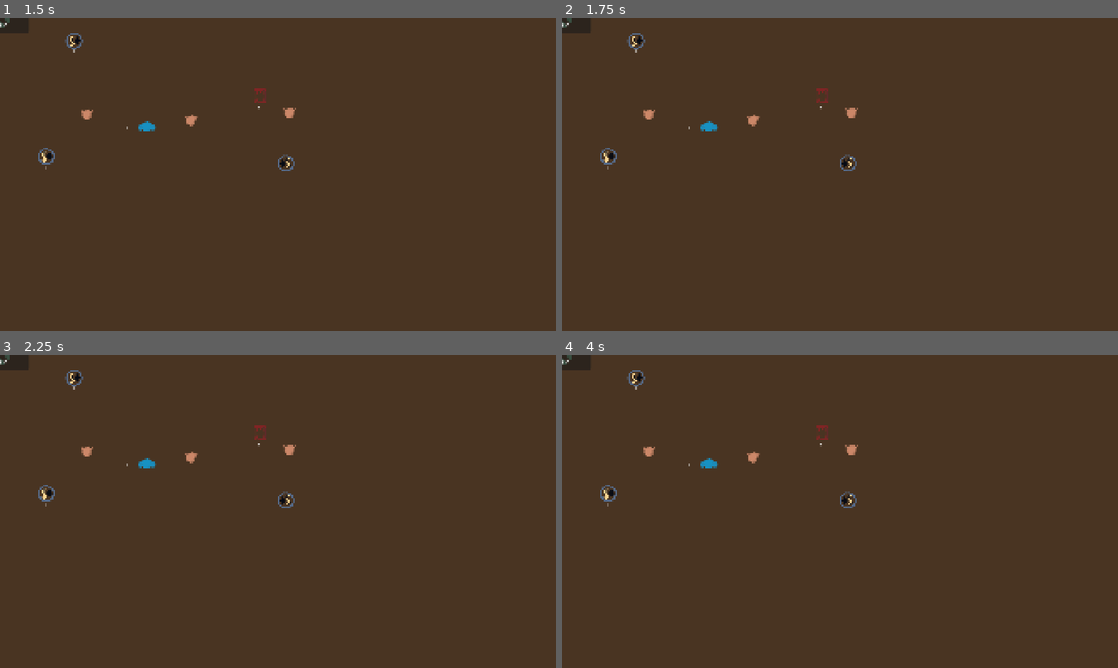
Above: before the commit, frames 1-4 (two rows, left to right).
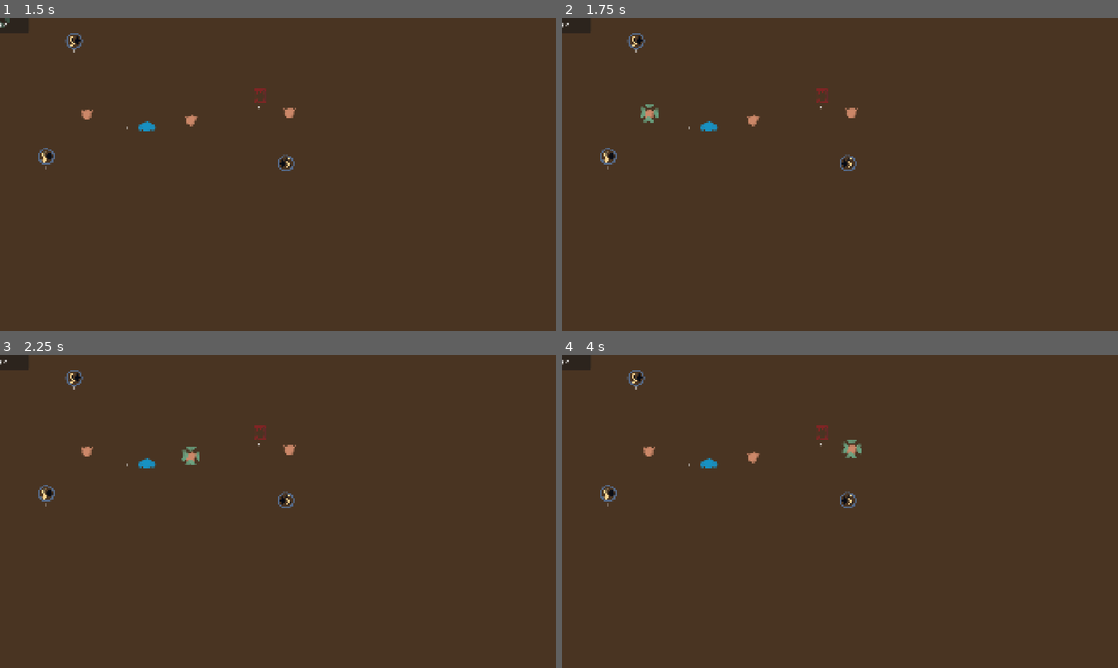
Above: after the commit, the same moments.

Repository: gp-it-be/chory
Game: Godot game, scene res://main/game.tscn
Same seed, same stepped clock (60 frames per second), same inputs: the game is played once before the commit and once after it.
Inputs (mouse positions are in pixels of both pictures, inside the frame that each line leads up to):
- Up to frame 1 (1.5 s): tap Enter at 0.5 s; move the mouse to (400, 158) at 0.52 s; hold C (abort_worker_task) 0.53-1.28 s; click (400, 158) at 0.8 s; tap Space at 1.25 s; move the mouse to (166, 190) at 1.27 s; click (166, 190) at 1.35 s
- Up to frame 2 (1.75 s): tap Tab (select_next_worker) at 1.55 s
- Up to frame 3 (2.25 s): tap Enter at 2 s; move the mouse to (333, 442) at 2.02 s; hold Tab (select_next_worker) from 2.03 s (still down)
- Up to frame 4 (4 s): tap C (abort_worker_task) at 2.3, 2.85 s; tap Space at 2.75 s; move the mouse to (812, 574) at 2.77 s; release Tab (select_next_worker) at 2.78 s; click (812, 574) at 3.05 s; tap Enter at 3.5 s; move the mouse to (1006, 558) at 3.52 s; press the mouse at (1006, 558) at 3.53 s; tap Tab (select_next_worker) at 3.8 s

Frame 1 is identical in both runs. In frame 2, 0.1% of the frame differs, in the area x 0-18%, y 0-34%; in frame 3, 0.1%; in frame 4, 0.1%, in the area x 0-54%, y 0-33%.
Error before the commit: Invalid access to property or key '_worker_controller' on a base object of type 'Node2D (FactoryController)'. (res://factory_controller.gd:103)

Commit message:
r input to workers

Diff:
--- a/factory.gd
+++ b/factory.gd
@@ -1,26 +1 @@
 extends Node2D
-
-@onready var bin3: Bin = $Objects/Bin3
-
-@onready var processor: Processor = $Objects/Processor
-
-@onready var human: Human = $Workers/Human
-@onready var human2: Human = $Workers/Human2
-@onready var human3: Human = $Workers/Human3
-@onready var sale_point: SalePoint = $SalePoint
-@onready var buypoint: BuyPoint = $Buypoint
-
-@onready var controller: FactoryController = $Controller
-
-func _ready() -> void:
-	controller.task_execution_requested.connect(_give_task_to_worker)
-
-	#human.give_task(buypoint.as_provider(), processor.as_sink(), buypoint.as_position(), processor.as_position())
-	#human2.give_task(processor.as_provider(), bin3.as_sink(), processor.as_position(), bin3.as_position())
-	#human3.give_task(bin3.as_provider(), sale_point.as_sink(), bin3.as_position(), sale_point.as_position())
-
-func _give_task_to_worker(task: Human.MoveTask):
-	for human : Human in [human, human2, human3]:
-		if human._accepting_tasks():
-			human.give_task(task)
-			return
--- a/factory_controller.gd
+++ b/factory_controller.gd
@@ -4,13 +4,12 @@
 @onready var task_line: Line2D = $TaskLine
 static var _instance : FactoryController
 var _containers : Array = []
-
-@onready var worker_controller: Workers = $WorkerController
+var _worker_controller: Workers
 
 
 func _ready():
 	_instance = self
-	print(null != null)
+	_instance._worker_controller = $WorkerController
 
 var _dragging := false
 var _start_container:
@@ -31,9 +30,9 @@
 
 func _unhandled_input(event: InputEvent) -> void:
 	if event.is_action_pressed("select_next_worker"):
-		worker_controller.select_next_worker()
+		_worker_controller.select_next_worker()
 	if event.is_action_pressed("abort_worker_task"):
-		worker_controller.abort_worker_task()
+		_worker_controller.abort_worker_task()
 
 	if event is InputEventMouse and event.is_action_pressed("click"):
 		_start_container = _find_start_nearby(event.global_position)
@@ -49,7 +48,7 @@
 			_start_container.select()
 		elif _start_container and _end_container:
 			assert(_start_container.has_method("as_provider") and _end_container.has_method("as_sink"), "Should probably keep containers in 2 lists and only allow starting from providers")
-			task_execution_requested.emit(
+			_worker_controller.assign_task(
 				Human.MoveTask.new(_start_container.as_provider(), _end_container.as_sink(), _start_container.as_position(), _end_container.as_position())
 			)
 		_start_container = null
--- a/workers_controller.gd
+++ b/workers_controller.gd
@@ -6,17 +6,22 @@
 
 @onready var selection_marker: Node2D = $Selection
 
-func _register_worker(worker: Human) -> void:
+func register_worker(worker: Human) -> void:
 	_workers.append(worker)
 
+func abort_worker_task():
+	if _selected_worker:
+		_selected_worker.abort_task()
 
-func abort_worker_task():
-	_selected_worker.abort_task()
-
+func assign_task(task: Human.MoveTask):
+	for human in _workers:
+		if human._accepting_tasks():
+			human.give_task(task)
+			return
 
 func select_next_worker():
 	if _selected_worker:
 		selection_marker = _selected_worker.get_node("Selection")
-		_selected_worker_index = wrapi(_selected_worker_index +1, 0, _workers.size())
-		_selected_worker = _workers[_selected_worker_index]
-		selection_marker.reparent(_selected_worker,false)
+	_selected_worker_index = wrapi(_selected_worker_index +1, 0, _workers.size())
+	_selected_worker = _workers[_selected_worker_index]
+	selection_marker.reparent(_selected_worker,false)
